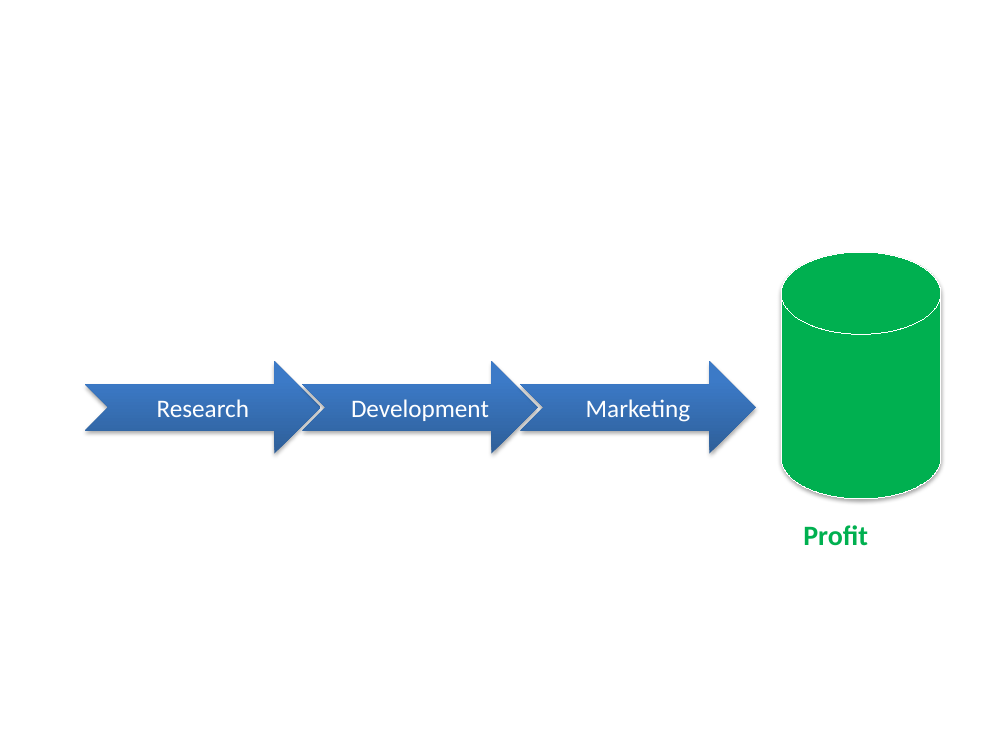
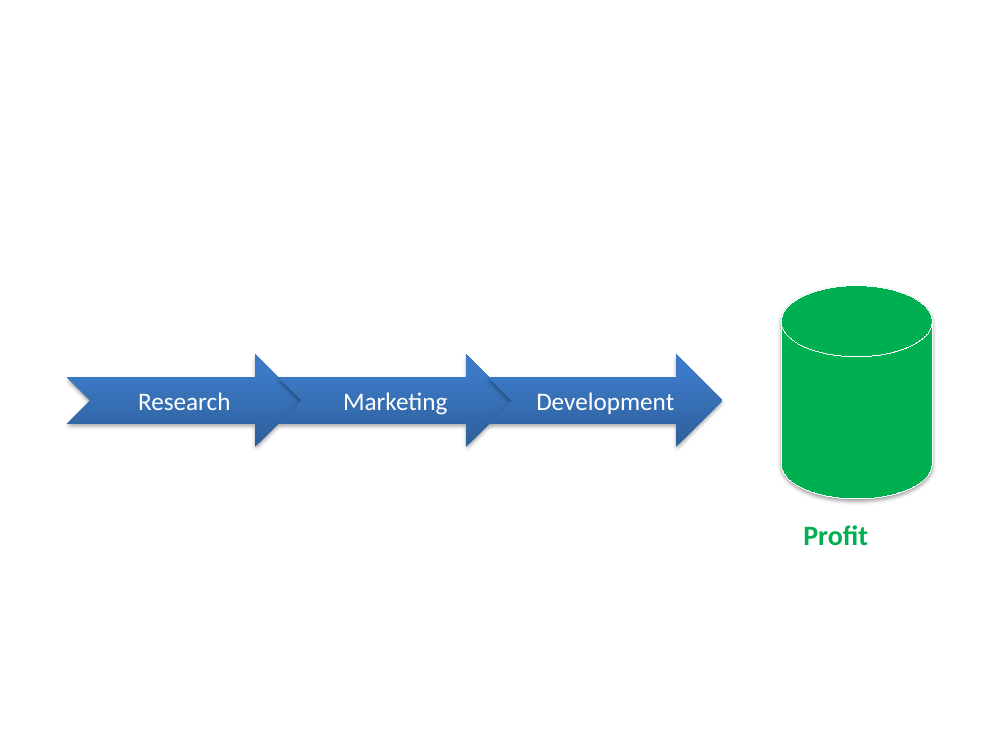
Before and after one commit to PowerPointLabs/PowerPointLabs, a slide deck: slide 12 of PowerPointLabs/PowerPointLabs/PowerPointLabs Quick Tutorial.pptx (slide 9 before the commit). Drawn at 1008x756 pixels with LibreOffice and Linux fonts; fonts in the diff are those of the drawing. Boxes give left, top, right and bottom in pixels: in the first picture for what was removed or moved away, otherwise in the second. Text is boxed around its words. In the diff, an @@ line names an element or a change of style, - is before the commit and + after.

```diff
--- a/PowerPointLabs/PowerPointLabs/PowerPointLabs Quick Tutorial.pptx
+++ b/PowerPointLabs/PowerPointLabs/PowerPointLabs Quick Tutorial.pptx
@@ cylinder: place and size @@
-cylinder at bbox=[781, 252, 940, 499]
+cylinder at bbox=[781, 285, 932, 499]
@@ notched right arrow "Research": place and size @@
-notched right arrow "Research" at bbox=[86, 361, 321, 454]
+notched right arrow "Research" at bbox=[68, 355, 301, 448]
@@ notched right arrow "Marketing": place and size @@
-notched right arrow "Marketing" at bbox=[520, 361, 755, 454]
+notched right arrow "Marketing" at bbox=[278, 355, 512, 448]
@@ notched right arrow "Development": place and size @@
-notched right arrow "Development" at bbox=[302, 361, 537, 454]
+notched right arrow "Development" at bbox=[488, 355, 722, 448]
```
Also in this commit, not shown: 3 other slides changed, 15 slides added.
